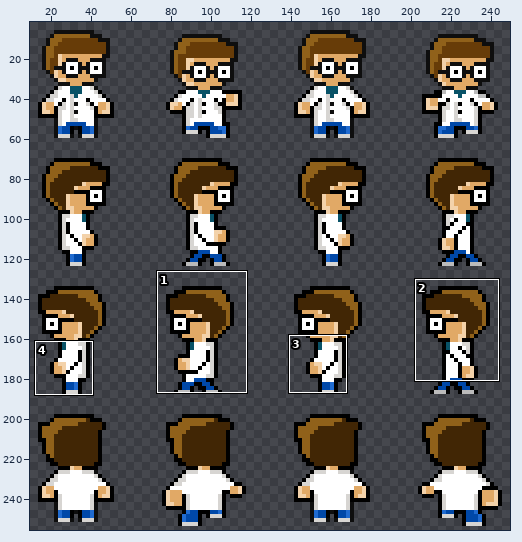
Sprite sheet: public/game/assets/lab-character-spritesheet-medium-white-eyes.png. Above, an overview of the earlier version with the close-up marked.
Close-up. Before the commit:
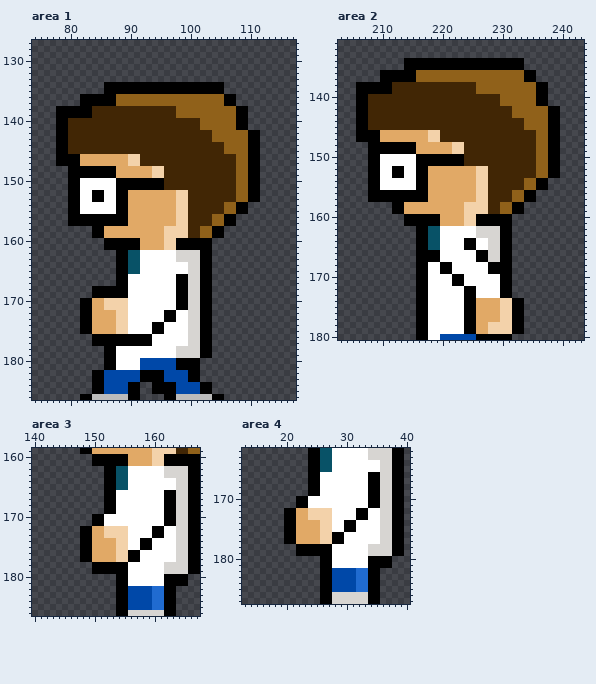
The file is 256x256 pixels. Colours within 5 levels of each other are drawn and written as one. Shown: area 1: x 74..117, y 127..186; area 2: x 203..243, y 131..180; area 3: x 140..167, y 159..186; area 4: x 13..40, y 162..187. The wide view leaves out empty margins. The commit also changed other parts of the picture, which this record leaves out.
And afterwards:
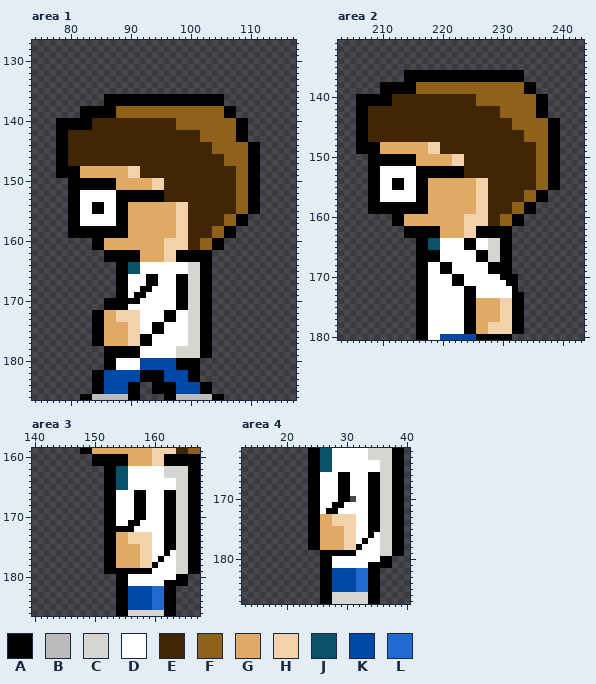
Palette (. is transparent): A #000000  B #bbbbbb  C #d7d5d2  D #ffffff  E #412605  F #90611a  G #e1a966  H #f3d2aa  J #085267  K #0048a8  L #206bd0
Edits made:
Area 1:
y 134..135: x 86..105 AAAAAAAAAAAAAAAAAAAA -> ....................
y 136..137: x 82..85 AAAA -> ....; x 88..107 FFFFFFFFFFFFFFFFFFAA -> AAAAAAAAAAAAAAAAAA..
y 138..139: x 78..81 AAAA -> ....; x 84..97 EEEEEEEEEEEEEE -> AAAAFFFFFFFFFF; x 106..109 FFAA -> AA..
y 140..141: x 80..83 EEEE -> AAAA; x 98..101 EEEE -> FFFF
y 142..143: x 102..103 EE -> FF; x 108..111 FFAA -> AA..
y 144..145: x 104..105 EE -> FF
y 146..147: x 80..91 AAGGGGGGGGHH -> EEEEEEEEEEEE; x 106..107 EE -> FF
y 148..149: x 78..79 .. -> AA; x 82..87 AAAAAA -> GGGGGG; x 90..95 GGGGHH -> HHEEEE
y 150..151: x 82..95 DDDDDDAAAAAAAA -> AAAAAAGGGGGGHH
y 152..153: x 84..85 AA -> DD; x 90..99 GGGGGGGGHH -> AAAAAAEEEE
y 154..155: x 84..85 DD -> AA; x 106..111 FFAA.. -> EEFFAA
y 156..157: x 82..87 AAAAAA -> DDDDDD; x 104..109 FFAA.. -> EEFFAA
y 158..159: x 80..83 .... -> AAAA; x 86..89 GGGG -> AAAA; x 96..97 HH -> GG; x 102..107 FFAA.. -> EEFFAA
y 160..161: x 84..91 ..AAAAAA -> AAGGGGGG; x 98..105 AAAAAA.. -> HHEEFFAA
y 162..163: x 86..87 .. -> AA; x 90..101 JJDDDDDDCCCC -> AAGGGGHHAAAA
y 166..167: x 93..94 DD -> AA
y 168: x 84..87 AAAA -> ....; x 92..93 DD -> AA
y 169: x 84..87 AAAA -> ....; x 91..92 DD -> AA
y 170: x 82..91 AAGGHHHHDD -> ....AAAAAA
y 171: x 82..89 AAGGHHHH -> ....AAAA
y 172..173: x 82..85 AAGG -> ..AA; x 90..91 DD -> HH
y 174..175: x 82..85 AAGG -> ..AA; x 88..91 HHDD -> GGHH
y 176..177: x 86..91 AAAAAA -> GGGGHH
y 178..179: x 88..91 DDDD -> AAAA
Area 2:
y 134..135: x 214..233 AAAAAAAAAAAAAAAAAAAA -> ....................
y 136..137: x 210..213 AAAA -> ....; x 216..235 FFFFFFFFFFFFFFFFFFAA -> AAAAAAAAAAAAAAAAAA..
y 138..139: x 206..209 AAAA -> ....; x 212..225 EEEEEEEEEEEEEE -> AAAAFFFFFFFFFF; x 234..237 FFAA -> AA..
y 140..141: x 208..211 EEEE -> AAAA; x 226..229 EEEE -> FFFF
y 142..143: x 230..231 EE -> FF; x 236..239 FFAA -> AA..
y 144..145: x 232..233 EE -> FF
y 146..147: x 208..219 AAGGGGGGGGHH -> EEEEEEEEEEEE; x 234..235 EE -> FF
y 148..149: x 206..207 .. -> AA; x 210..215 AAAAAA -> GGGGGG; x 218..223 GGGGHH -> HHEEEE
y 150..151: x 210..223 DDDDDDAAAAAAAA -> AAAAAAGGGGGGHH
y 152..153: x 212..213 AA -> DD; x 218..227 GGGGGGGGHH -> AAAAAAEEEE
y 154..155: x 212..213 DD -> AA; x 234..239 FFAA.. -> EEFFAA
y 156..157: x 210..215 AAAAAA -> DDDDDD; x 232..237 FFAA.. -> EEFFAA
y 158..159: x 208..211 .... -> AAAA; x 214..217 GGGG -> AAAA; x 224..225 HH -> GG; x 230..235 FFAA.. -> EEFFAA
y 160..161: x 212..219 ..AAAAAA -> AAGGGGGG; x 226..233 AAAAAA.. -> HHEEFFAA
y 162..163: x 214..215 .. -> AA; x 218..229 JJDDDDDDCCCC -> AAGGGGHHAAAA
y 170: x 232 . -> A
y 171: x 230 A -> D; x 232 . -> A
y 172: x 230..232 AA. -> DDA
y 173: x 230..233 AA.. -> DDAA
Area 3:
y 166..169: x 157..158 DD -> AA
y 170: x 150..153 AADD -> ..AA; x 157..158 DD -> AA
y 171: x 150..153 AADD -> ..AA; x 156..157 DD -> AA
y 172: x 148..156 AAGGHHHHD -> ....AAAAA; x 160..163 AADD -> DDAA
y 173: x 148..163 AAGGHHHHDDDDAADD -> ....AAGGHHHHDDAA
y 174: x 148..159 AAGGGGHHDDAA -> ....AAGGHHHH; x 162..163 DD -> AA
y 175: x 148..159 AAGGGGHHDDAA -> ....AAGGGGHH; x 162..163 DD -> AA
y 176: x 148..159 AAGGGGHHAADD -> ....AAGGGGHH; x 162 D -> A
y 177: x 148..159 AAGGGGHHAADD -> ....AAGGGGHH; x 161 D -> A
y 178: x 150..151 AA -> ..; x 154..160 AADDDDD -> GGGGHHA; x 162..163 CC -> DD
y 179: x 150..151 AA -> ..; x 156..159 DDDD -> AAAA; x 162..163 CC -> DD
y 180: x 162..163 AA -> DD
Area 4:
y 166..169: x 29..30 DD -> AA
y 170: x 22..25 AADD -> ..AA; x 29..31 DDD -> AA.
y 171: x 22..25 AADD -> ..AA; x 28..29 DD -> AA
y 172: x 20..28 AAGGHHHHD -> ....AADAA; x 32..35 AADD -> DDAA
y 173: x 20..35 AAGGHHHHDDDDAADD -> ....AAGGHHHHDDAA
y 174: x 20..31 AAGGGGHHDDAA -> ....AAGGHHHH; x 34..35 DD -> AA
y 175: x 20..31 AAGGGGHHDDAA -> ....AAGGGGHH; x 34..35 DD -> AA
y 176: x 20..31 AAGGGGHHAADD -> ....AAGGGGHH; x 34 D -> A
y 177: x 20..31 AAGGGGHHAADD -> ....AAGGGGHH; x 33 D -> A
y 178: x 22..23 AA -> ..; x 26..32 AADDDDD -> GGGGHHA; x 34..35 CC -> DD
y 179: x 22..25 AAAA -> ....; x 28..31 DDDD -> AAAA; x 34..35 CC -> DD
y 180: x 34..35 AA -> DD
